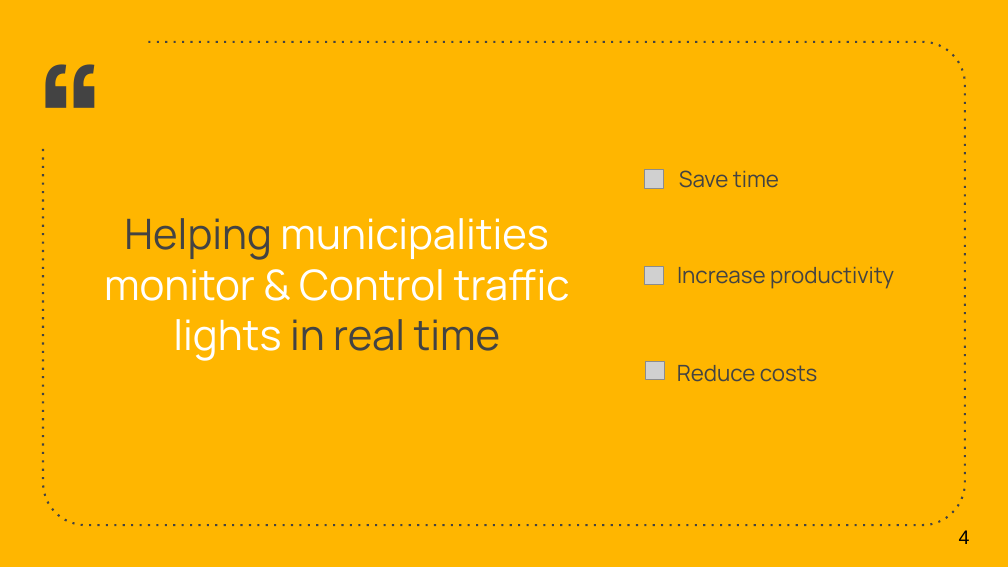
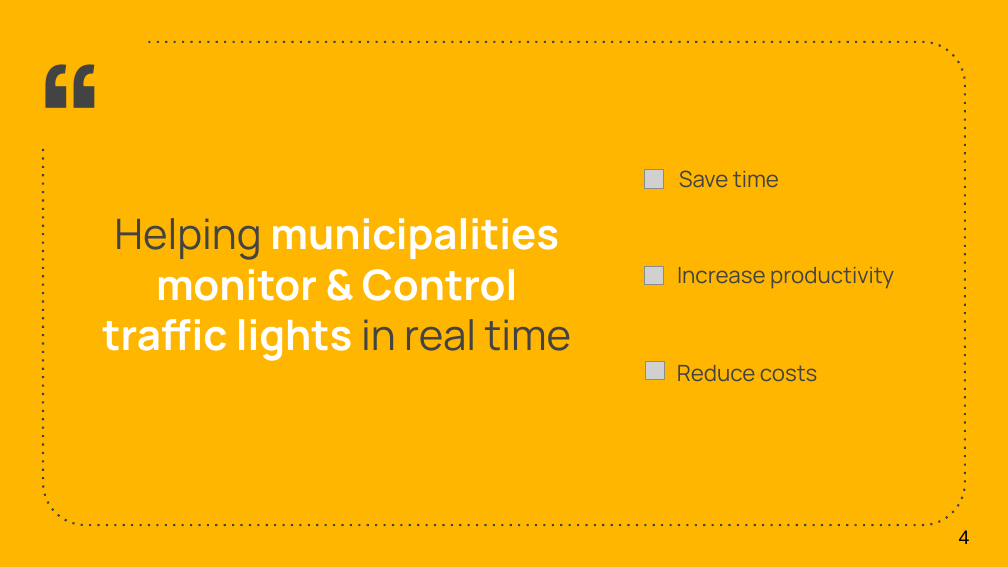
Before and after one commit to M20190649/SummitBTW, a slide deck: slide 4 of materials/endOfSemseter.pptx. Drawn at 1008x567 pixels with LibreOffice and Linux fonts; fonts in the diff are those of the drawing; grey boxes stand for pictures. Boxes give left, top, right and bottom in pixels: in the first picture for what was removed or moved away, otherwise in the second. Text is boxed around its words. In the diff, an @@ line names an element or a change of style, - is before the commit and + after.

```diff
--- a/materials/endOfSemseter.pptx
+++ b/materials/endOfSemseter.pptx
@@ text "Helping municipalities monitor & Control ..." at <box>102,218,572,361</box>: bold on in "municipalities monitor & Control traffic lights" @@
```
Also in this commit, not shown: 2 other slides changed, 1 slide added.
